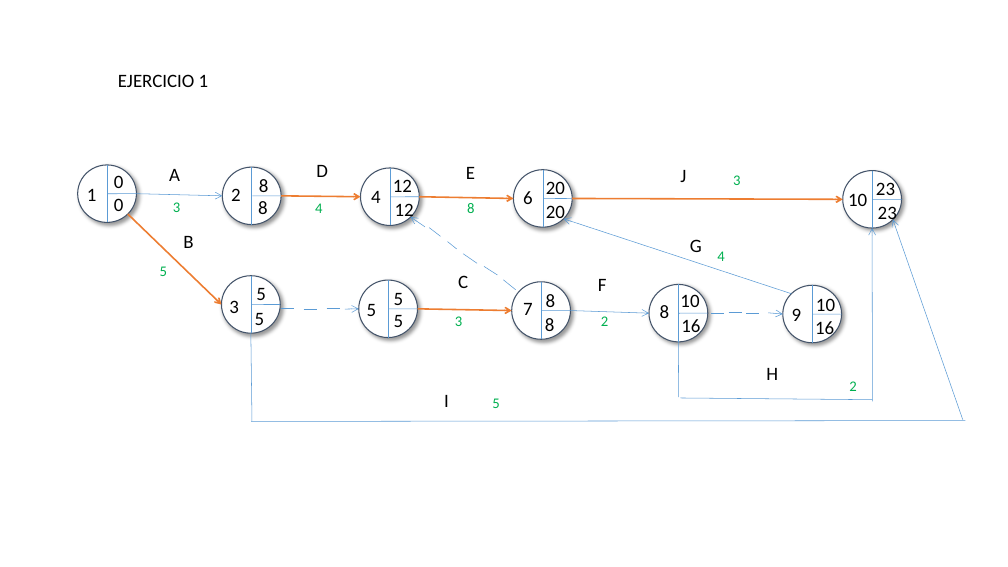
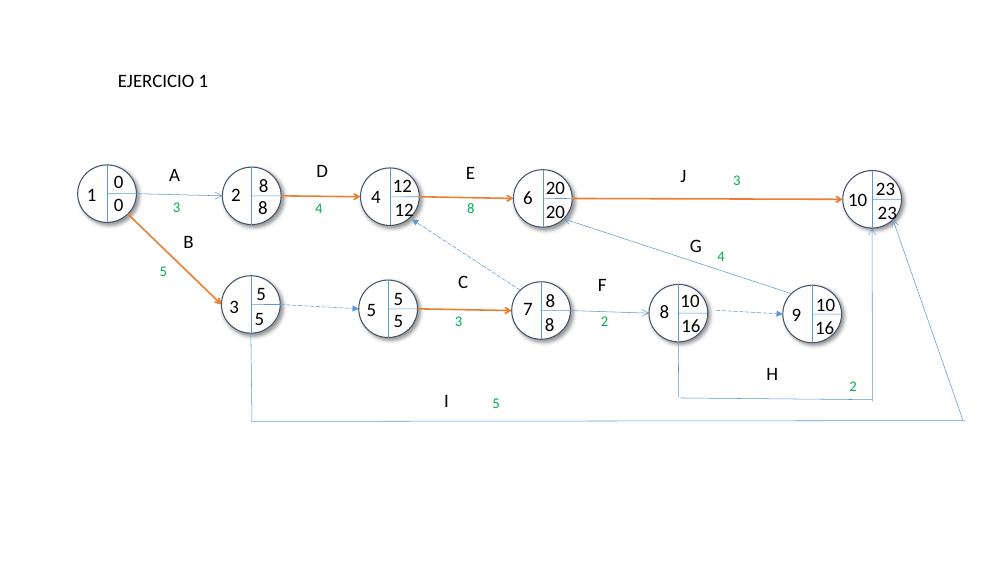
Before and after one commit to miparnisari/modelos2fiuba, a slide deck: slide 2 of tp3-proyectos/Imagenes.pptx. Drawn at 1008x567 pixels with LibreOffice and Linux fonts; fonts in the diff are those of the drawing. Boxes give left, top, right and bottom in pixels: in the first picture for what was removed or moved away, otherwise in the second. Text is boxed around its words. In the diff, an @@ line names an element or a change of style, - is before the commit and + after.

```diff
--- a/tp3-proyectos/Imagenes.pptx
+++ b/tp3-proyectos/Imagenes.pptx
@@ arrow removed from (425, 227) to (411, 217) @@
@@ arrow added from (520, 290) to (412, 219), #5B9BD5 0.5 pt dashed @@
@@ line removed from (430, 228) to (441, 237) @@
@@ line removed from (464, 254) to (477, 263) @@
@@ line removed from (504, 280) to (516, 290) @@
@@ line removed from (281, 309) to (294, 309) @@
@@ arrow added from (281, 305) to (359, 309), #5B9BD5 0.5 pt dashed @@
@@ line removed from (304, 309) to (317, 309) @@
@@ line removed from (327, 309) to (340, 309) @@
@@ arrow removed from (345, 309) to (359, 309) @@
@@ line removed from (711, 313) to (724, 313) @@
@@ arrow added from (716, 310) to (783, 314), #5B9BD5 0.5 pt dashed @@
@@ line removed from (729, 312) to (742, 312) @@
@@ line removed from (746, 313) to (760, 313) @@
@@ arrow removed from (768, 313) to (783, 314) @@
```
Also in this commit, not shown: 1 other slide changed, 1 slide added, 1 slide removed, 2 other files.
